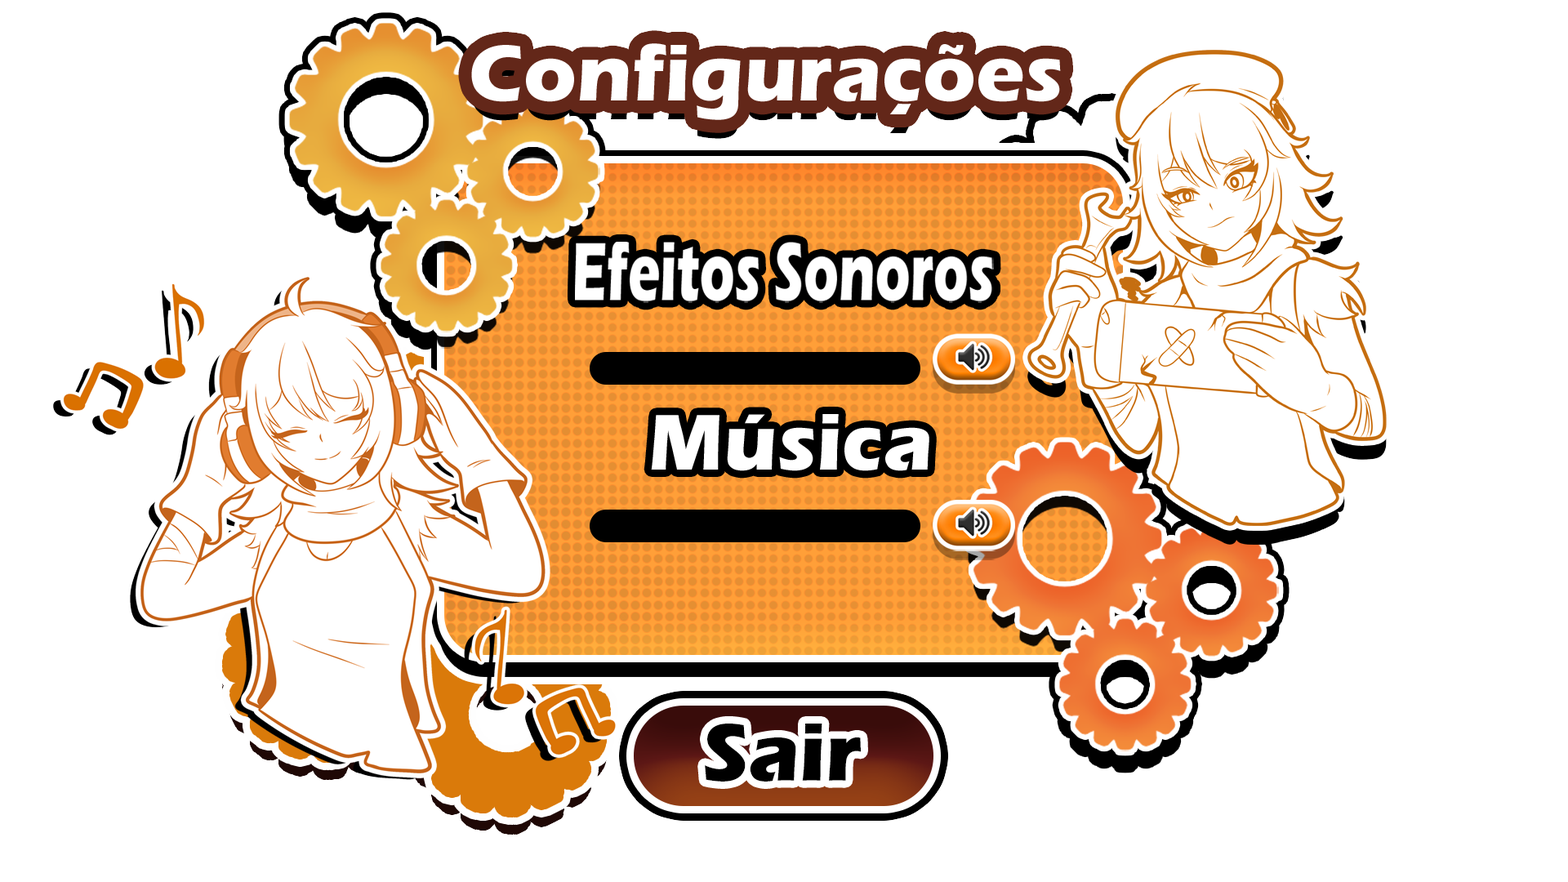
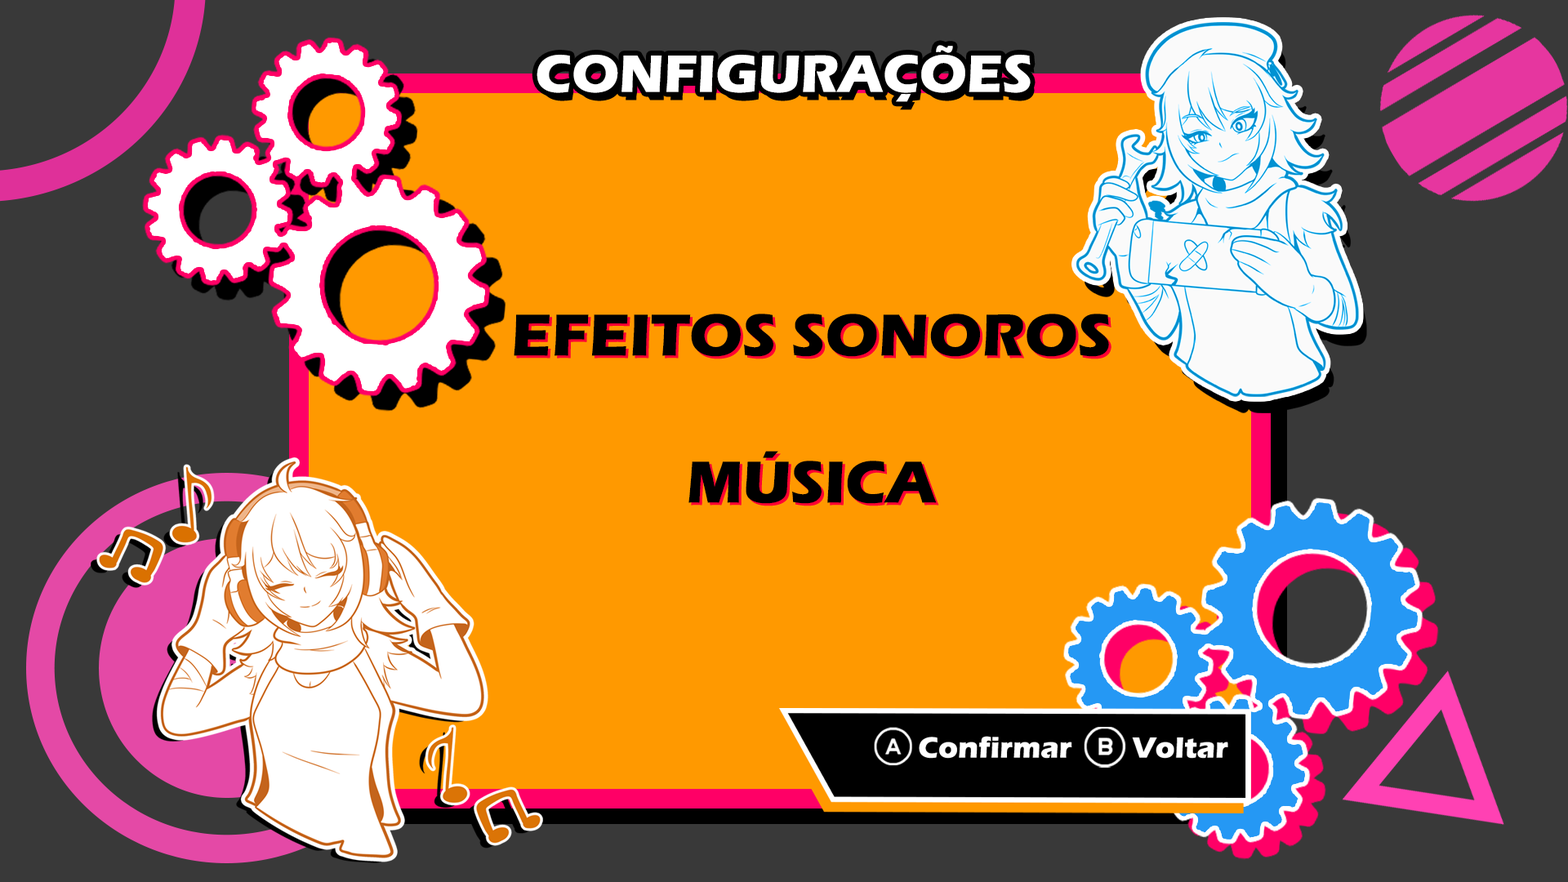
Revision of a layered (1568, 882) image; what changed, layer by layer:
added layer "EFEITOS SONOROS MÚSICA" above "Pandora 1" over [513, 313, 1110, 504]
painted on "Pandora 1" over [1027, 22, 1387, 526]
removed layer "Música" over [650, 414, 930, 472]
moved "Pandora 2" above "CONFIGURAÇÕES", painted on it over [53, 271, 620, 864]
removed layer "Sair" over [619, 690, 949, 821]
removed layer "Configurações" over [458, 30, 1074, 139]
removed layer "Camada Menu Opção 1" over [271, 4, 1297, 781]
added layer "CONFIGURAÇÕES" above "GRÁFICOS" over [536, 44, 1031, 103]
added layer "botçoes inferiores" above "Retângulo 1" over [771, 708, 1252, 814]
hid "Retângulo 1" (1st of 2), painted on it over [529, 467, 1032, 570]
hid "Retângulo 1" (2nd of 2), painted on it over [533, 310, 1036, 413]
removed layer "SONG CONFIG" (2nd of 2) over [932, 333, 1016, 385]
painted on "Engrenagem Icon" (1st of 2) over [141, 36, 632, 819]
removed layer "Engrenagem Icon 2" over [853, 99, 1264, 585]
added layer "Engrenagem Icon" (2nd of 2) above "Retângulo 2" over [1062, 496, 1439, 860]
added layer "Retângulo 2" above "Triângulo 1" over [289, 73, 1288, 825]
added layer "Triângulo 1" above "Elipse 3" over [1341, 670, 1505, 826]
added layer "Elipse 3" above "Elipse 4" over [0, 0, 206, 202]
renamed "SONG CONFIG 2" to "Elipse 4", showed it, moved it above "Elipse 2", painted on it over [932, 14, 1568, 553]
renamed "SONG CONFIG" to "Elipse 2", moved it above "Camada 1", painted on it over [26, 472, 1016, 864]
removed layer "Efeitos Sonoros" over [574, 241, 994, 303]
added layer "Camada 1" over [0, 0, 1568, 882]